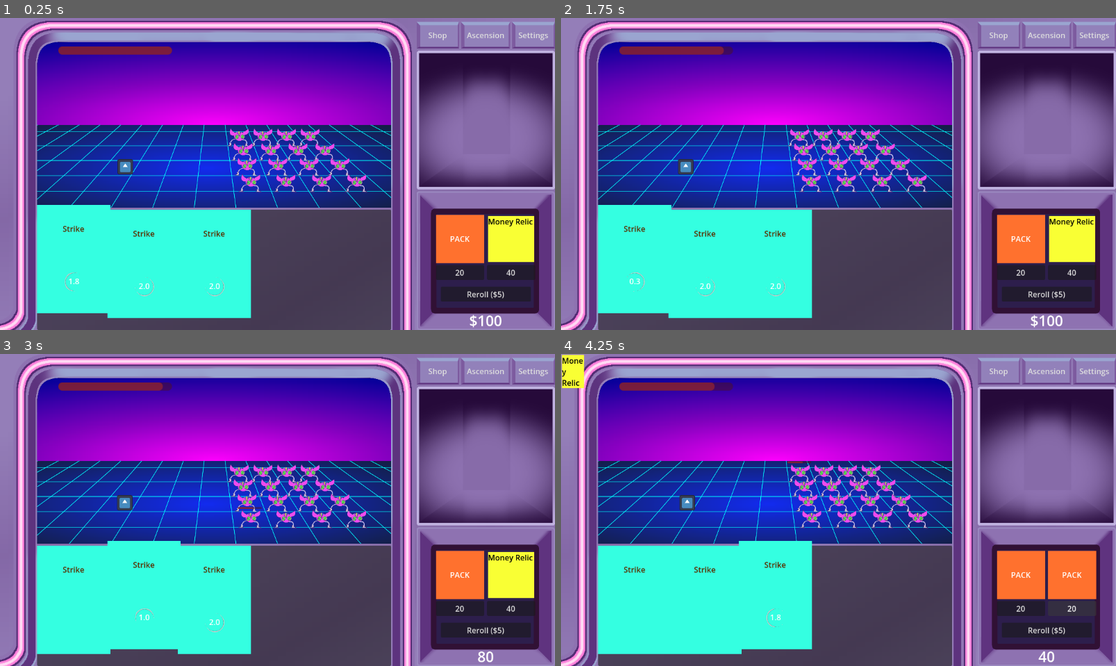
Above: before the commit, frames 1-4 (two rows, left to right).
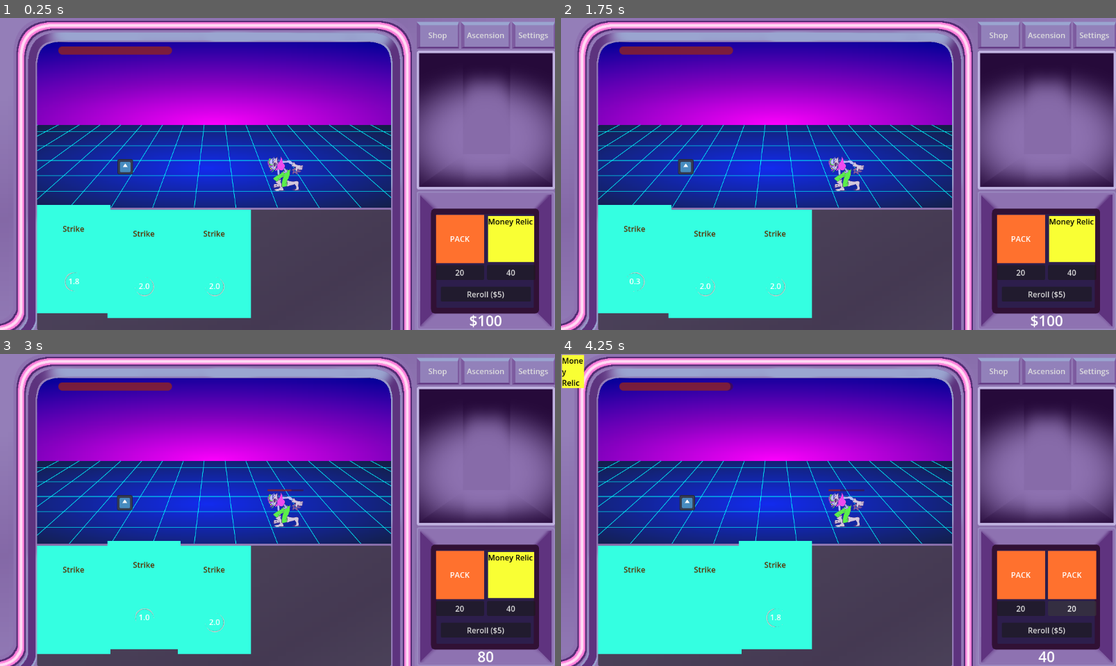
Above: after the commit, the same moments.

Repository: followthedopamine/card-battler
Game: Godot game, scene res://scenes/main.tscn
Same seed, same stepped clock (60 frames per second), same inputs: the game is played once before the commit and once after it. The engine's default icon, where the game draws it, is replaced by a stand-in: a white triangle on a blue panel in a dark square.
Inputs:
- Up to frame 1 (0.25 s): no input
- Up to frame 2 (1.75 s): click "Shop" at 0.5 s; click "Ascension" at 1.25 s
- Up to frame 3 (3 s): click "20" at 2 s; click "Skip" at 2.75 s
- Up to frame 4 (4.25 s): click "40" at 3.5 s

The runs differ from the first frame. In frame 1, 1.8% of the frame differs, in the area x 40-67%, y 35-56%; in frame 2, 1.8%; in frame 3, 1.9%; in frame 4, 1.9%, in the area x 27-67%, y 9-56%.

Commit message:
feat(waves): add the wave functionality without any bells and whistles

Diff:
--- a/autoloads/SignalBus.gd
+++ b/autoloads/SignalBus.gd
@@ -18,9 +18,15 @@
 
 
 # PlayPanel signals
+signal enemy_area_setup()
+
+signal enemies_cleared()
 signal wave_start(wave: int)
+signal wave_end(wave: int)
+
 signal enemy_attack(damage: float)
 signal enemy_dead(payout: int)
+
 signal player_max_health(new_value: int)
 signal player_health_change(new_value: int)
 
--- a/project.godot
+++ b/project.godot
@@ -27,6 +27,7 @@
 Enemy=""
 EnemyCell=""
 Player=""
+EnemyArea=""
 
 [input]
 
--- a/scenes/card/CardEffect.gd
+++ b/scenes/card/CardEffect.gd
@@ -1,4 +1,3 @@
-@tool
 class_name CardEffect
 extends Resource
 
--- a/scenes/cards/001_strike/001Strike.tscn
+++ b/scenes/cards/001_strike/001Strike.tscn
@@ -7,8 +7,8 @@
 [sub_resource type="Resource" id="Resource_w782d"]
 script = ExtResource("3_wtk4w")
 target = 1
-enemy_target = 1
-damage = 35.0
+enemy_target = 2
+damage = 10.0
 metadata/_custom_type_script = "uid://fuokg41g7d8s"
 
 [node name="001Strike" type="Control"]
--- a/scenes/play_panel/HealthBar.gd
+++ b/scenes/play_panel/HealthBar.gd
@@ -1,4 +1,4 @@
-extends ProgressBar
+class_name HealthBar extends ProgressBar
 
 func set_max_health(health: int, refill_health = true):
 	max_value = health
--- a/scenes/play_panel/PlayAreaGrid.gd
+++ b/scenes/play_panel/PlayAreaGrid.gd
@@ -8,7 +8,7 @@
 
 var parent_size = Vector2.ZERO
 
-@onready var parent: Control = get_node("..")
+@onready var parent: Control = get_parent()
 
 func resize():
 	if is_instance_valid(parent):
--- a/scenes/play_panel/PlayPanel.gd
+++ b/scenes/play_panel/PlayPanel.gd
@@ -1,13 +1 @@
 extends PanelContainer
-
-var wave = 0
-
-func get_wave():
-	return wave
-
-func _setup_wave():
-	wave += 1
-	SignalBus.wave_start.emit(wave)
-
-func __ready():
-	_setup_wave()
--- a/scenes/play_panel/PlayPanel.tscn
+++ b/scenes/play_panel/PlayPanel.tscn
@@ -1,12 +1,13 @@
-[gd_scene load_steps=13 format=3 uid="uid://b653dafp8uotu"]
+[gd_scene load_steps=14 format=3 uid="uid://b653dafp8uotu"]
 
 [ext_resource type="Script" uid="uid://cmkv7da2ilckk" path="res://scenes/play_panel/PlayPanel.gd" id="1_jgck7"]
 [ext_resource type="PackedScene" uid="uid://dnvmslc0lunfw" path="res://scenes/packs/pack_opening/PackOpening.tscn" id="1_x324g"]
 [ext_resource type="Script" uid="uid://cksar47hwhptl" path="res://scenes/play_panel/PlayerArea.gd" id="3_gws28"]
 [ext_resource type="PackedScene" uid="uid://c8i30mnsc2nrm" path="res://Player.tscn" id="4_gcqk6"]
-[ext_resource type="Script" uid="uid://crwmecg6ap1w2" path="res://scenes/play_panel/EnemyArea.gd" id="4_mo54i"]
+[ext_resource type="Script" uid="uid://crwmecg6ap1w2" path="res://scenes/play_panel/enemy/EnemyArea.gd" id="4_mo54i"]
 [ext_resource type="Script" uid="uid://bbka3kooxxw1r" path="res://scenes/play_panel/PlayAreaGrid.gd" id="4_uajrv"]
 [ext_resource type="PackedScene" uid="uid://b0us44ov8t56n" path="res://scenes/play_panel/PlayerHealthBar.tscn" id="7_gcqk6"]
+[ext_resource type="Script" uid="uid://cvc7yxckv48q7" path="res://scenes/play_panel/controllers/WaveController.gd" id="8_d7kxu"]
 
 [sub_resource type="StyleBoxFlat" id="StyleBoxFlat_1fi6o"]
 bg_color = Color(1, 1, 1, 0)
@@ -86,7 +87,7 @@
 mouse_filter = 2
 metadata/_edit_use_anchors_ = true
 
-[node name="PlayAreaGrid" type="Sprite2D" parent="Panel/GridContainer"]
+[node name="PlayAreaGrid" type="Sprite2D" parent="Panel/GridContainer" groups=["AreaGrid"]]
 position = Vector2(0, 202)
 script = ExtResource("4_uajrv")
 
@@ -119,7 +120,7 @@
 
 [node name="Player" parent="Panel/VBoxContainer/BattleAreaContainer/PlayerArea" instance=ExtResource("4_gcqk6")]
 
-[node name="EnemyArea" type="Control" parent="Panel/VBoxContainer/BattleAreaContainer"]
+[node name="EnemyArea" type="Control" parent="Panel/VBoxContainer/BattleAreaContainer" groups=["EnemyArea"]]
 layout_mode = 2
 size_flags_horizontal = 3
 mouse_filter = 2
@@ -140,3 +141,6 @@
 grow_vertical = 2
 mouse_filter = 2
 metadata/_edit_use_anchors_ = true
+
+[node name="WaveController" type="Node" parent="."]
+script = ExtResource("8_d7kxu")
--- a/scenes/play_panel/PlayerHealthBar.gd
+++ b/scenes/play_panel/PlayerHealthBar.gd
@@ -1,6 +1,6 @@
 extends Control
 
-@onready var heath_bar = $HealthBar
+@onready var heath_bar: HealthBar = $HealthBar
 @onready var player = get_tree().get_first_node_in_group("Player")
 
 func _on_health_change(health: int):
--- /dev/null
+++ b/scenes/play_panel/controllers/WaveController.gd
@@ -0,0 +1,102 @@
+class_name WaveController extends Node
+
+@export var wave = 1
+@export_dir var enemy_folder_path = "res://scenes/play_panel/enemies"
+
+var enemy_scene_array: Array[Enemy] = []
+
+@onready var enemy_area: EnemyArea = get_tree().get_first_node_in_group("EnemyArea")
+
+func get_wave():
+	return wave
+
+func _start_wave():
+	_generate_wave()
+	SignalBus.wave_start.emit(wave)
+
+
+func _generate_wave():
+	var wave_point_total = 0
+	var possible_enemies := _get_possible_wave_enemies()
+
+	while wave_point_total < wave || possible_enemies.size():
+		if (!possible_enemies.size()):
+			break
+
+		var index = randi() % possible_enemies.size()
+		var enemy := possible_enemies[index]
+
+		# Remove the enemy if it's no longer a valid target
+		if enemy.spawn_value > wave - wave_point_total:
+			possible_enemies.remove_at(index)
+			continue
+
+		var spawn_cell = enemy_area.get_random_available_cell(enemy.spawn_columns)
+
+		if !spawn_cell:
+			possible_enemies.remove_at(index)
+			continue
+
+		spawn_cell.spawn_enemy(enemy.duplicate())
+		wave_point_total += enemy.spawn_value
+
+func _get_enemy_scenes():
+	var dir = DirAccess.open(enemy_folder_path)
+
+	if dir:
+		dir.list_dir_begin()
+		var file_name = dir.get_next()
+
+		while file_name:
+			if !dir.current_is_dir() && file_name.get_extension() == "tscn":
+				var full_path = enemy_folder_path.path_join(file_name)
+				var packed_scene = load(full_path)
+				if packed_scene:
+					enemy_scene_array.push_back(packed_scene.instantiate())
+
+			file_name = dir.get_next()
+	else:
+		print("An error occurred when trying to access enemy paths")
+
+func _sort_enemy_scenes_by_var(variable: String, desc = false):
+	enemy_scene_array.sort_custom(func(a, b):
+		if variable in a && variable in b:
+			if desc:
+				return a[variable] > b[variable]
+			else:
+				return a[variable] < b[variable]
+	)
+
+## Gets every available enemy with point total below the current wave's value
+## Assumes the array is currently sorted by spawn_value
+func _get_possible_wave_enemies() -> Array[Enemy]:
+	var wave_enemy_array: Array[Enemy] = []
+
+	for enemy: Enemy in enemy_scene_array:
+		if enemy.first_available_wave > wave:
+			continue
+		if enemy.spawn_value <= wave:
+			wave_enemy_array.push_back(enemy)
+		else:
+			break
+
+	return wave_enemy_array
+
+## Some of this file's functionality is reliant on the Enemy Area being setup.
+func _on_enemy_area_setup():
+	_start_wave()
+
+func _on_enemies_cleared():
+	wave += 1
+	_start_wave()
+
+func _ready():
+	_get_enemy_scenes()
+	_sort_enemy_scenes_by_var("spawn_value")
+
+	if enemy_area.get_is_setup():
+		_on_enemy_area_setup()
+	else:
+		SignalBus.enemy_area_setup.connect(_on_enemy_area_setup)
+
+	SignalBus.enemies_cleared.connect(_on_enemies_cleared)
--- /dev/null
+++ b/scenes/play_panel/enemies/Enemy1.gd
@@ -0,0 +1 @@
+extends Enemy
--- a/scenes/play_panel/Enemy.tscn
+++ b/scenes/play_panel/enemies/Enemy1.tscn
@@ -1,15 +1,15 @@
 [gd_scene load_steps=6 format=3 uid="uid://rmv71wh2a00f"]
 
-[ext_resource type="Texture2D" uid="uid://d00r8ttcrm6qt" path="res://assets/icon.svg" id="1_1xplb"]
-[ext_resource type="Script" uid="uid://cohyh5ast618s" path="res://scenes/play_panel/Enemy.gd" id="1_76ifo"]
-[ext_resource type="PackedScene" uid="uid://vg0ltwj23njc" path="res://scenes/play_panel/HealthBar.tscn" id="3_2g3k4"]
-[ext_resource type="Texture2D" uid="uid://dd6k5ndxiqwyj" path="res://assets/background/guy2.png" id="3_iiu5m"]
+[ext_resource type="Script" uid="uid://df3fb05nmtmla" path="res://scenes/play_panel/enemies/Enemy1.gd" id="1_vnrdp"]
+[ext_resource type="Texture2D" uid="uid://d00r8ttcrm6qt" path="res://assets/icon.svg" id="2_athjy"]
+[ext_resource type="Texture2D" uid="uid://dd6k5ndxiqwyj" path="res://assets/background/guy2.png" id="3_g8cvr"]
+[ext_resource type="PackedScene" uid="uid://vg0ltwj23njc" path="res://scenes/play_panel/HealthBar.tscn" id="4_4s83s"]
 
 [sub_resource type="SpriteFrames" id="SpriteFrames_76ifo"]
 animations = [{
 "frames": [{
 "duration": 1.0,
-"texture": ExtResource("1_1xplb")
+"texture": ExtResource("2_athjy")
 }],
 "loop": true,
 "name": &"default",
@@ -29,7 +29,9 @@
 anchors_preset = 0
 offset_right = 1.0
 offset_bottom = 1.0
-script = ExtResource("1_76ifo")
+script = ExtResource("1_vnrdp")
+max_health = 20
+spawn_columns = Array[int]([0, 1, 2])
 metadata/_edit_use_anchors_ = true
 
 [node name="Sprite" type="AnimatedSprite2D" parent="."]
--- /dev/null
+++ b/scenes/play_panel/enemies/Enemy2.gd
@@ -0,0 +1 @@
+extends Enemy
--- /dev/null
+++ b/scenes/play_panel/enemies/Enemy2.tscn
@@ -0,0 +1,43 @@
+[gd_scene load_steps=5 format=3 uid="uid://l0noipjhw55u"]
+
+[ext_resource type="Script" uid="uid://d2xj3gwx8422e" path="res://scenes/play_panel/enemies/Enemy2.gd" id="1_7dr45"]
+[ext_resource type="Texture2D" uid="uid://fc4qmy08eldp" path="res://assets/background/guy1.png" id="2_7dr45"]
+[ext_resource type="PackedScene" uid="uid://vg0ltwj23njc" path="res://scenes/play_panel/HealthBar.tscn" id="4_cuy5x"]
+
+[sub_resource type="SpriteFrames" id="SpriteFrames_76ifo"]
+animations = [{
+"frames": [{
+"duration": 1.0,
+"texture": ExtResource("2_7dr45")
+}],
+"loop": true,
+"name": &"default",
+"speed": 5.0
+}]
+
+[node name="Enemy" type="Control" groups=["Enemy"]]
+layout_mode = 3
+anchors_preset = 0
+offset_right = 1.0
+offset_bottom = 1.0
+script = ExtResource("1_7dr45")
+damage = 2.0
+attack_speed = 3.0
+max_health = 30
+spawn_columns = Array[int]([1, 2, 3])
+metadata/_edit_use_anchors_ = true
+
+[node name="Sprite" type="AnimatedSprite2D" parent="."]
+scale = Vector2(0.15, 0.15)
+sprite_frames = SubResource("SpriteFrames_76ifo")
+
+[node name="HealthBar" parent="." instance=ExtResource("4_cuy5x")]
+layout_mode = 0
+anchors_preset = 0
+anchor_right = 0.0
+anchor_bottom = 0.0
+offset_right = 1.0
+offset_bottom = 1.0
+grow_horizontal = 2
+grow_vertical = 2
+metadata/_edit_use_anchors_ = true
--- a/scenes/play_panel/Enemy.gd
+++ b/scenes/play_panel/enemy/Enemy.gd
@@ -1,13 +1,16 @@
-extends Control
+class_name Enemy extends Control
+
+@export var spawn_value = 1
 
 ## What wave this enemy starts spawning on
 @export var first_available_wave = 1
 
 @export var damage: float = 0.5
 @export var attack_speed: float = 1.5
+@export var max_health: int = 100
+@export var spawn_columns: Array[int] = [0, 1, 2, 3]
 
-var max_health = 100
-var health = max_health
+var health = float(max_health)
 
 # Statuses
 var poison = 0
@@ -24,13 +27,13 @@
 var attack_elapsed := 0.0
 var attack_direction := -1
 
-# Handling fdor displaying the healthbar after taking damage or mousing over
+# Handling for displaying the healthbar after taking damage or mousing over
 var show_mouse_over_health_bar := false
 var show_damage_taken_health_bar := false
 var damage_taken_health_bar_duration := 1
 var damage_taken_health_bar_elapsed := 0.0
 
-@onready var health_bar: ProgressBar = $HealthBar
+@onready var health_bar: HealthBar = $HealthBar
 @onready var sprite: AnimatedSprite2D  = $Sprite
 @onready var parent = get_parent()
 
@@ -40,7 +43,7 @@
 	SignalBus.enemy_attack.emit(damage)
 	is_attacking = true
 
-func take_damage(damage_taken: int):
+func take_damage(damage_taken: float):
 	health -= damage_taken
 	health_bar.set_health(health)
 	health_bar.visible = true
@@ -105,8 +108,17 @@
 	show_mouse_over_health_bar = false
 
 func _ready() -> void:
-	size = get_sprite_size()
-	position -= size / 2
+	health = max_health
+
+	var sprite_size = get_sprite_size()
+	var parent_size = get_parent().size
+	size = sprite_size
+	position = (parent_size * 0.5) - (size * 0.5)
+
+	# TODO: .25 kinda works but I can't see why it doesn't position based on half the sprite's size
+	position.y -= sprite_size.y * 0.25
+
+	sprite.centered = false
 
 	_setup_health_bar()
 
--- a/scenes/play_panel/EnemyArea.gd
+++ b/scenes/play_panel/enemy/EnemyArea.gd
@@ -1,30 +1,60 @@
-extends Control
+class_name EnemyArea extends Control
 
 @export var enemy_status_tick_rate := 1.0
+
+## The refers to the play area's grid. A left-most col of 0 places the enemies directly to the right of the center line.
 @export var left_most_col = 1
 
 var enemy_grid_rows = 4
 var enemy_grid_cols = 4
-var enemy_node_grid: Array[Array] = []
 
 ## The Dictionary is `Dictionary[int, bool]` but 'Nested typed collections are not supported.`
 ##
 ## key = col, value = row
 ## this is backwards from normal so I can more easily find the front/back-most cells
-var enemy_target_grid: Array[Dictionary] = [{},{},{},{}]
+var enemy_target_dict: Array[Dictionary] = [{},{},{},{}]
+
+## A grid of enemy nodes that contain the enemy grid's state [row[col]]
+var enemy_cell_grid: Array[Array] = []
 
 # Using hard coded values because maths is hard :)
 var y_position_percentage_offsets = [0.14, 0.32, 0.5, 0.7]
 
+var is_setup := false
+
 @onready var enemy_status_timer := Timer.new()
-@onready var grid: Sprite2D = $"../../../GridContainer/PlayAreaGrid"
-@onready var enemy_cell_scene := preload("res://scenes/play_panel/EnemyCell.tscn")
+@onready var grid: Sprite2D = get_tree().get_first_node_in_group("AreaGrid")
+
+@onready var enemy_cell_scene := preload("res://scenes/play_panel/enemy/EnemyCell.tscn")
 
 func add_cell_to_target_grid(grid_pos: Vector2):
-	enemy_target_grid[grid_pos.y].set(grid_pos.x, true)
+	enemy_target_dict[grid_pos.y].set(grid_pos.x, true)
 
-func remove_cell_from_target_grid(grid_pos: Vector2):
-	enemy_target_grid[grid_pos.y].erase(grid_pos.x)
+func clear_enemy_from_grid(grid_pos: Vector2):
+	enemy_target_dict[grid_pos.y].erase(grid_pos.x)
+
+	for col in enemy_target_dict:
+		if !col.is_empty():
+			return
+
+	SignalBus.enemies_cleared.emit()
+
+func get_is_setup():
+	return is_setup
+
+func get_random_available_cell(spawn_columns: Array[int]):
+	spawn_columns.shuffle()
+
+	for col in spawn_columns:
+		var rows = range(enemy_grid_rows)
+		rows.shuffle()
+
+		for row in rows:
+			if !enemy_cell_grid[row][col].get_has_enemy():
+				return enemy_cell_grid[row][col]
+
+	return false
+
 
 func _setup_cells():
 	# Clear existing children incase they were mistakenly added
@@ -34,7 +64,7 @@
 
 	# setup 4x4 grid
 	for row in range(enemy_grid_rows):
-		enemy_node_grid.push_back([])
+		enemy_cell_grid.push_back([])
 
 		for col in range(enemy_grid_cols):
 			var current_cell_scene = enemy_cell_scene.instantiate()
@@ -42,7 +72,7 @@
 			current_cell_scene.z_index = 0
 
 			add_child(current_cell_scene)
-			enemy_node_grid[row].push_back(current_cell_scene)
+			enemy_cell_grid[row].push_back(current_cell_scene)
 
 	_position_cells()
 
@@ -66,31 +96,33 @@
 		if (child.is_in_group("EnemyCell")):
 			_position_cell(child, child.get_grid_pos(), h_offset, vertical_slice)
 
-func _get_first_col_target(backwards = false):
-	var col_index = (enemy_grid_rows - 1) if backwards else 0
-	var col_shift = -1 if backwards else 1
+func _get_front_back_target(back = false):
+	var col_range = range(enemy_grid_rows - 1, -1, -1) if back else range(0, enemy_grid_rows)
 
-	for column in enemy_target_grid:
-		if !column.is_empty():
-			return enemy_node_grid[column.keys()[randi() % column.size()]][col_index]
-		col_index += col_shift
+	for col in col_range:
+		var col_dict = enemy_target_dict[col]
+		if col_dict.is_empty():
+			continue
+
+		var rand_row = randi() % col_dict.size()
+		return enemy_cell_grid[col_dict.keys()[rand_row]][col]
 
 	return false
 
 func _on_resized():
 	_position_cells()
 
-# TODO: Make this use a card as a resource
 func _on_card_played(card: CardEffect):
 	match card.enemy_target:
-		CardEffect.GridTarget.FRONT:
-			var target = _get_first_col_target()
+		card.GridTarget.FRONT:
+			var target = _get_front_back_target()
 			if (target):
 				target.process_card_effects(card)
-		CardEffect.GridTarget.BACK:
-			var target = _get_first_col_target(true)
+		card.GridTarget.BACK:
+			var target = _get_front_back_target(true)
 			if (target):
 				target.process_card_effects(card)
+
 func _ready() -> void:
 	self.connect("resized", _on_resized)
 	SignalBus.card_played_target_enemy.connect(_on_card_played)
@@ -98,3 +130,6 @@
 	# Gives the game time to process the enemy_scene's size
 	await get_tree().process_frame
 	_setup_cells()
+
+	is_setup = true
+	SignalBus.enemy_area_setup.emit()
--- a/scenes/play_panel/EnemyCell.gd
+++ b/scenes/play_panel/enemy/EnemyCell.gd
@@ -1,15 +1,18 @@
-extends Control
+class_name EnemyCell extends Control
 
 var grid_pos: Vector2
 var parent_position_percentage: Vector2
 
 var has_enemy := false
-var enemy_scene:Node
+var enemy_scene: Enemy
 
-@onready var enemy_packed_scene := preload("res://scenes/play_panel/Enemy.tscn")
+# @onready var enemy_packed_scene := preload("res://scenes/play_panel/Enemy.tscn")
 
 ## Expected to be EnemyArea
 @onready var parent := get_parent()
+
+func get_has_enemy():
+	return has_enemy
 
 func get_grid_pos():
 	return grid_pos
@@ -17,24 +20,22 @@
 func set_grid_pos(pos: Vector2):
 	grid_pos = pos
 
-func spawn_enemy():
+func spawn_enemy(enemy: Enemy):
 	for child in get_children():
 		if (child.is_in_group("Enemy")):
 			# Intentional debug message as there shouldn't be children here.
-			print("Unexpected enemy found at" ,grid_pos , ":", child.name, ". Deleting Enemy node.")
+			print("Unexpected enemy found at: " ,grid_pos , ":", child.name, ". Deleting Enemy node.")
 			remove_child(child)
 			child.queue_free()
 
-	# TODO: actual enemy generation:
-	if randi() > 0.5:
-		enemy_scene = enemy_packed_scene.instantiate()
-		add_child(enemy_scene)
-		has_enemy = true
-		parent.add_cell_to_target_grid(grid_pos)
+
+	has_enemy = true
+	enemy_scene = enemy
+	add_child(enemy_scene)
+	parent.add_cell_to_target_grid(grid_pos)
 
 func process_card_effects(card: CardEffect):
 	if has_enemy && is_instance_valid(enemy_scene):
-
 		if card.damage:
 			enemy_scene.take_damage(card.damage)
 
@@ -42,8 +43,7 @@
 ## So the enemy can report that it has been removed/defeated/whatever
 func enemy_cleared():
 	has_enemy = false
-	parent.remove_cell_from_target_grid(grid_pos)
+	parent.clear_enemy_from_grid(grid_pos)
 
 func _ready() -> void:
 	self.mouse_filter = Control.MouseFilter.MOUSE_FILTER_IGNORE
-	spawn_enemy()
--- a/scenes/play_panel/EnemyCell.tscn
+++ b/scenes/play_panel/enemy/EnemyCell.tscn
@@ -1,6 +1,6 @@
 [gd_scene load_steps=2 format=3 uid="uid://dhob5ogrrk0n8"]
 
-[ext_resource type="Script" uid="uid://8jw7gx8o6bhk" path="res://scenes/play_panel/EnemyCell.gd" id="1_wpgf4"]
+[ext_resource type="Script" uid="uid://8jw7gx8o6bhk" path="res://scenes/play_panel/enemy/EnemyCell.gd" id="1_wpgf4"]
 
 [node name="EnemyCell" type="Control" groups=["EnemyCell"]]
 layout_mode = 3
Not shown, added: scenes/play_panel/controllers/WaveController.gd.uid
Not shown, added: scenes/play_panel/enemies/Enemy1.gd.uid
Not shown: 2 places in scenes/play_panel/enemies/Enemy1.tscn that only renumber resources
Not shown, added: scenes/play_panel/enemies/Enemy2.gd.uid
Renamed: scenes/play_panel/Enemy.gd.uid -> scenes/play_panel/enemy/Enemy.gd.uid
Renamed: scenes/play_panel/EnemyArea.gd.uid -> scenes/play_panel/enemy/EnemyArea.gd.uid
Renamed: scenes/play_panel/EnemyCell.gd.uid -> scenes/play_panel/enemy/EnemyCell.gd.uid
